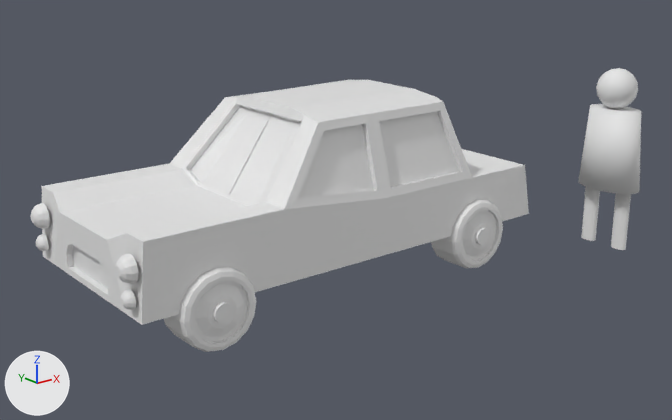
The Blender file Assets/Art/Cars.blend, before and after one commit.
The view is the same before and after, from a 50 mm camera at (-4.8, -6.21, 2.85) aimed at (-0.1, -0.34, 0.5). Lighting does not change. The marker at lower left points along +X, +Y and +Z. The older version comes first.
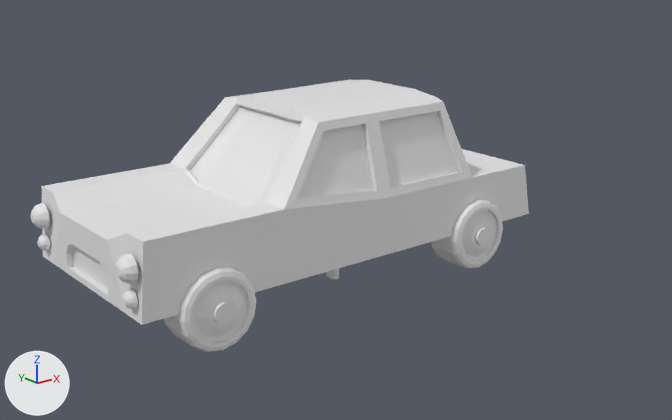
The newer file is also turned or shifted as a whole; pictures and numbers use the older file's frame.

Diff of the bpy script that builds the scene:
```diff
--- a/Assets/Art/Cars.blend.py
+++ b/Assets/Art/Cars.blend.py
@@ me_cube @@
 # used by ob_cube; location = (0.0, 0.008, 0.0)
-me_cube.from_pydata(...)  # 1244 vertices, 1171 faces; spans x -2.29..1.83, y -0.97..0.97, z -0.14..1.42
+me_cube.from_pydata(...)  # 1242 vertices, 1171 faces; spans x -2.29..1.83, y -0.97..0.97, z -0.14..1.42
+# me_cube part 1: the loose piece of 48 vertices spanning x -2.28..-2.21, y -0.82..-0.68, z 0.3..0.44 is moved by (0.01, 0.0, 0.0)
+# me_cube part 2: the loose piece of 48 vertices spanning x -2.28..-2.21, y 0.68..0.82, z 0.3..0.44 is moved by (0.01, 0.0, 0.0)
+# other edits to the shape of me_cube do not show in these pictures
@@ me_cylinder_1 @@
+me_cylinder_1.from_pydata(...)  # 357 vertices, 322 faces; spans x -0.18..0.18, y -0.3..0.3, z -0.03..1.59
+me_cylinder_1.polygons.foreach_set('use_smooth', [True] * 322)
@@ ob_cylinder @@
-ob_cylinder = bpy.data.objects.new('Cylinder', me_cylinder)
-ob_cylinder.location = (2.196, -1.41, 0.016)
-_m = ob_cylinder.modifiers.new('Mirror', 'MIRROR')
-_m.use_axis = (False, True, False)
@@ ob_person @@
+ob_person = bpy.data.objects.new('Person', me_cylinder_1)
+ob_person.location = (0.0, 0.0, -0.157)
```

What differs and where, as boxes (x1, y1, x2, y2) in the pictures (672 x 420 px; the box of a moved part takes in the faces that stretch with it):
'Cylinder', deleted
    before: (578, 68, 641, 250)
'Person', added (mostly hidden)
    after: (315, 94, 339, 279)
part 1 of me_cube, moved or reshaped
    before: (120, 289, 136, 310)
    after: (122, 289, 138, 309)
part 2 of me_cube, moved or reshaped
    before: (36, 234, 49, 251)
    after: (37, 234, 50, 251)
